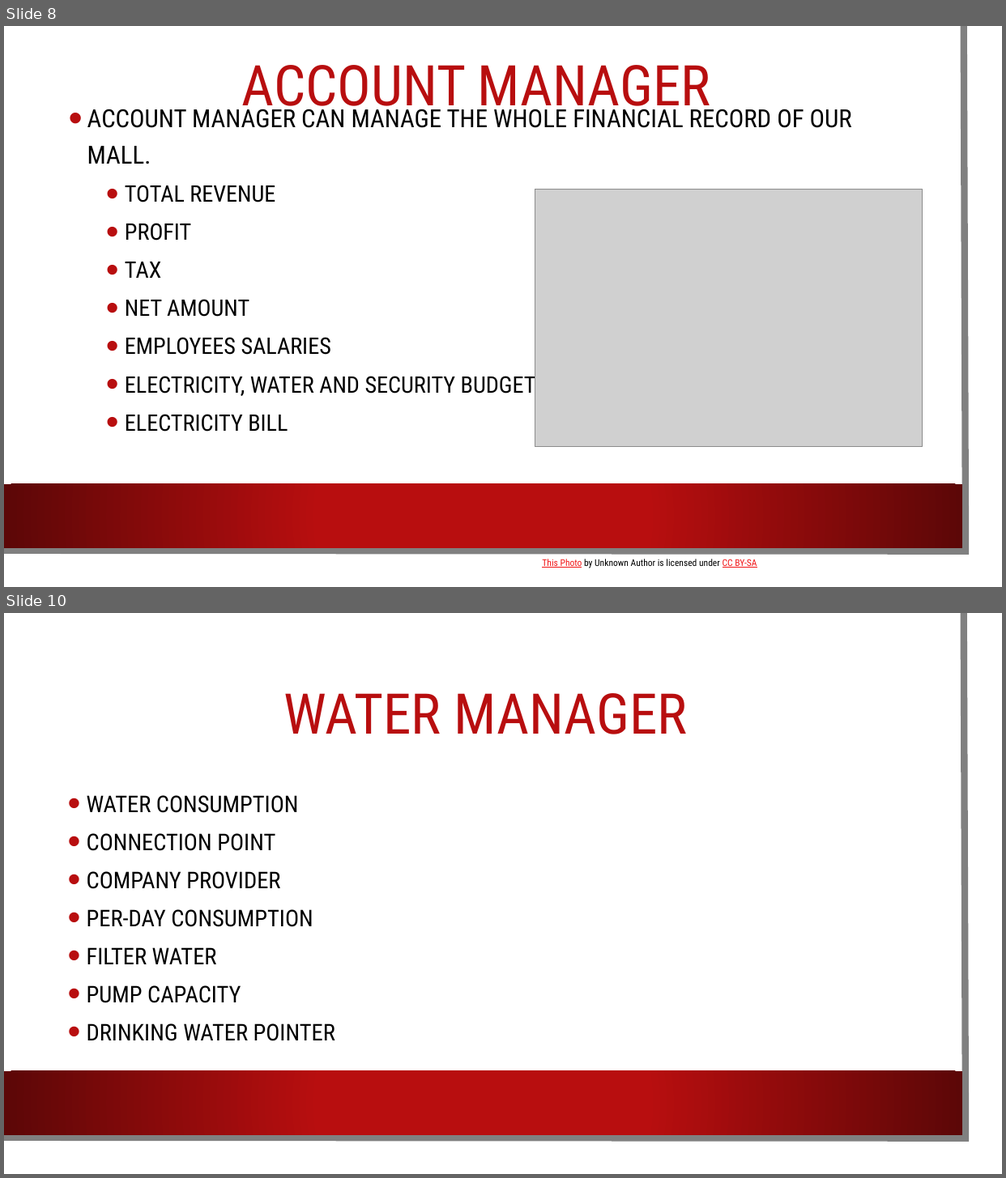
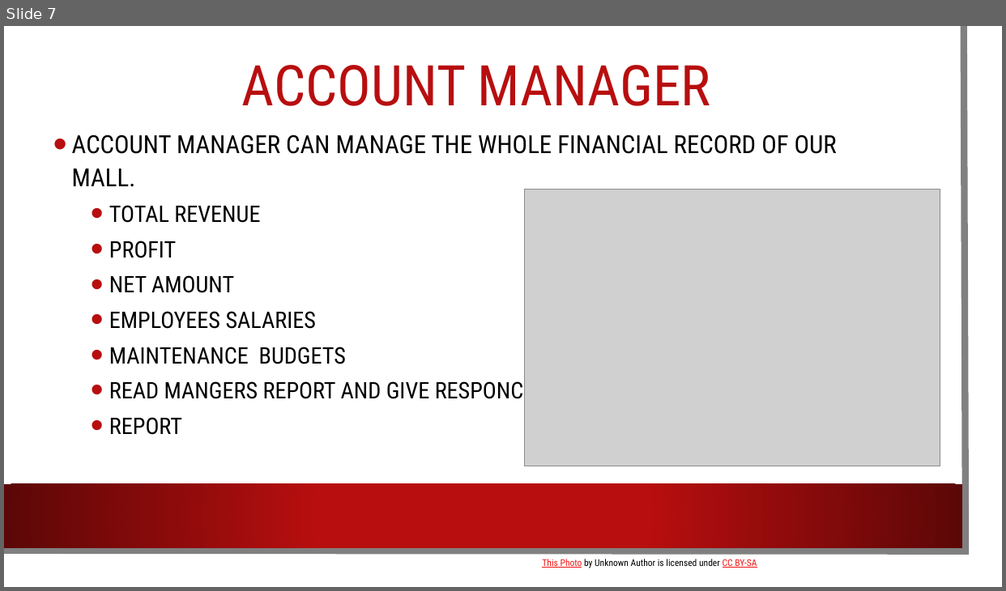
Before and after one commit to SyedKifayat1/OppFinalProject, a slide deck: Opp Project.pptx. Shown one above the other, each under a label of ours: slides 8 and 10 before the commit, slide 7 after it; the slides between them are not shown. The pictures are 1006x1178 and 1006x591 pixels, drawn with LibreOffice and Linux fonts; fonts in the diff are those of the drawing; grey boxes stand for pictures; background and template pictures are left out. Boxes give left, top, right and bottom in pixels: in the first picture for what was removed or moved away, otherwise in the second. Text is boxed around its words. In the diff, an @@ line names an element or a change of style, - is before the commit and + after.

```diff
--- a/Opp Project.pptx
+++ b/Opp Project.pptx
@@ slide 10 removed at bbox=[4, 613, 1002, 1174], background picture (left out); not listed: 3 template elements that a slide beside it also shows @@
@@ title removed at bbox=[283, 693, 687, 735] @@
-WATER MANAGER
@@ text removed at bbox=[87, 795, 335, 1041] @@
-• WATER CONSUMPTION
-• CONNECTION POINT
-• COMPANY PROVIDER
-• PER-DAY CONSUMPTION
-• FILTER WATER
-• PUMP CAPACITY
-• DRINKING WATER POINTER
@@ what was slide 8 is now slide 7 @@
@@ slide 7 changed as well @@
@@ text "ACCOUNT MANAGER CAN MANAGE THE ...": place and size @@
-text "ACCOUNT MANAGER CAN MANAGE THE ..." at bbox=[87, 105, 852, 432]
+text "ACCOUNT MANAGER CAN MANAGE THE ..." at bbox=[72, 135, 837, 435]
@@ text at bbox=[72, 135, 837, 329]: line spacing 1.2 to 1.1 @@
@@ picture: place and size @@
-picture at bbox=[535, 189, 922, 447]
+picture at bbox=[524, 189, 940, 466]
@@ text at bbox=[125, 262, 161, 278]: paragraph removed @@
-  • TAX
@@ text at bbox=[109, 347, 535, 435]: text changed @@
-  • ELECTRICITY, WATER AND SECURITY BUDGETS
-  • ELECTRICITY BILL
+  • MAINTENANCE BUDGETS
+  • READ MANGERS REPORT AND GIVE RESPONCE
+  • REPORT
```
Also in this commit, not shown: 8 other slides changed, 4 slides added, 4 other slides removed, 45 other files.
